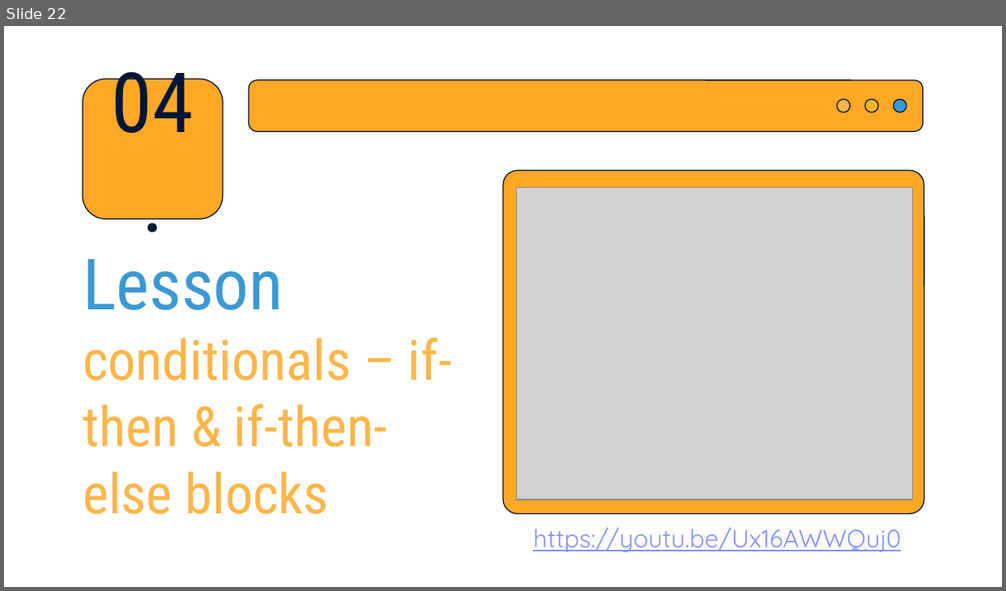
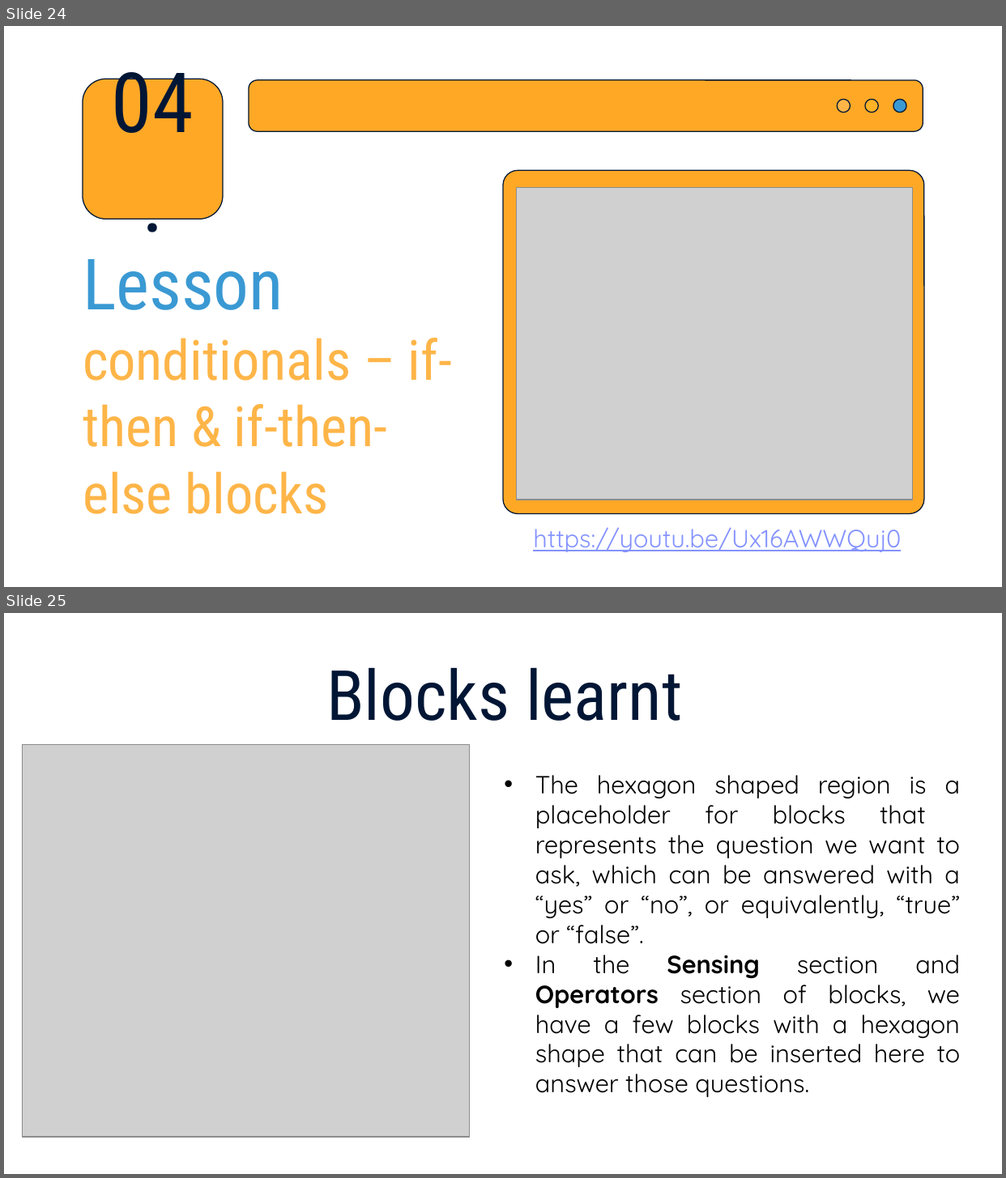
Before and after one commit to Vanshika-Mittal/scratch-tutorial, a slide deck: Scratch-Conditionals/Scratch-Conditionals.pptx. Shown one above the other, each under a label of ours: slide 22 before the commit, slides 24 and 25 after it. The pictures are 1006x591 and 1006x1178 pixels, drawn with LibreOffice and Linux fonts; fonts in the diff are those of the drawing; grey boxes stand for pictures. Boxes give left, top, right and bottom in pixels: in the first picture for what was removed or moved away, otherwise in the second. Text is boxed around its words. In the diff, an @@ line names an element or a change of style, - is before the commit and + after.

Commit message:
Added activities for forever block

```diff
--- a/Scratch-Conditionals/Scratch-Conditionals.pptx
+++ b/Scratch-Conditionals/Scratch-Conditionals.pptx
@@ slide 25 added at (4, 613, 1002, 1174), background #FFFFFF @@
@@ title added at (326, 667, 682, 721), 50 pt, text #011635 @@
+Blocks learnt
@@ picture added at (23, 745, 470, 1138) @@
@@ text added at (535, 775, 961, 1097), 18 pt, text #000000 @@
+• The hexagon shaped region is a placeholder for blocks that represents the question we want to ask, which can be answered with a “yes” or “no”, or equivalently, “true” or “false”.
+• In the Sensing section and Operators section of blocks, we have a few blocks with a hexagon shape that can be inserted here to answer those questions.
@@ what was slide 22 is now slide 24 @@
```
Also in this commit, not shown: 2 slides changed, 2 other slides added, 1 slide removed.
